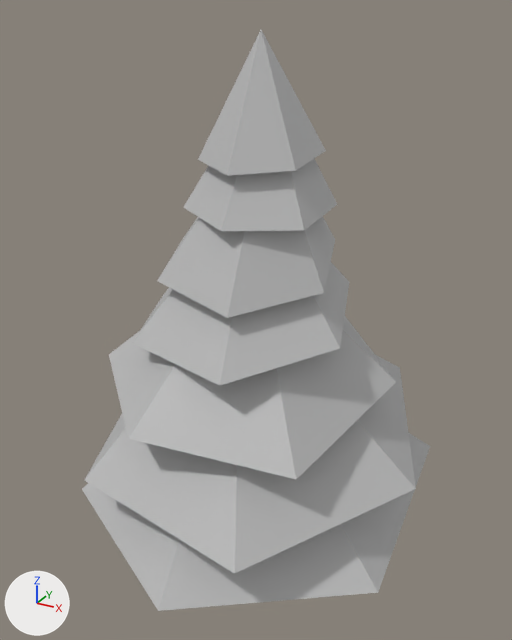
Before and after pictures for a commit that changed the FBX model Assets/Models/en_pineTree_03.fbx.
Before and after are seen from a camera (50 mm lens) standing at (0.1034, -0.1766, 0.1734) and looking at (0.0013, 0.009, 0.0806). Every picture has the same lights, and +X, +Y and +Z are marked at lower left. Where no turn or scale is listed for an object, it has been applied to the vertices.

Objects in the first picture: 'en_pineTree_03'.
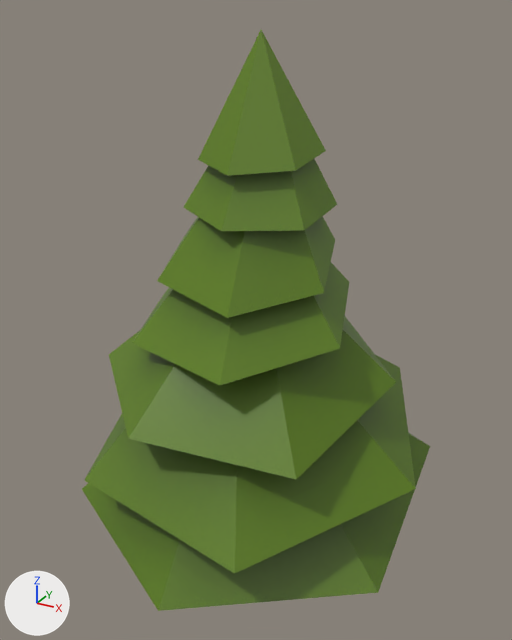
Boxes (x1, y1, x2, y2) around the edits, measured in the pictures (512 x 640 px):
'en_pineTree_03', surface changed (grey to green)
    both: (82, 30, 430, 611)

Edits to the bpy script that builds the scene:
```text
Add img_en_pinetree_03_di_jpg:
    img_en_pinetree_03_di_jpg = load_image('en_pineTree_03_di.jpg', '../Materials/Textures/en_pineTree_03_di.jpg', 1024, 1024, 'sRGB')
Change mat_pinetree_03:
    remove mat_pinetree_03.base_color = (0.5, 0.5, 0.5)  # grey #bcbcbc
    add mat_pinetree_03.texture = img_en_pinetree_03_di_jpg
Change me_mesh:
    where me_mesh.from_pydata(...)  # 64 vertices, 88 faces; spans x -0.061..0.061, y -0.062..0.062, z 0.0..0.168
    used by ob_en_pinetree_03; location = (0.0, 0.01, 0.0)
    me_mesh part 1: texture (UV) coordinates of 88 of 88 faces, centred in x -0.037..0.037, y -0.035..0.032, z 0.021..0.146, changed; they spanned u 0.0..0.98, v 0.0..1.0 and now span u 0.01..1.0, v 0.0..1.0
```
